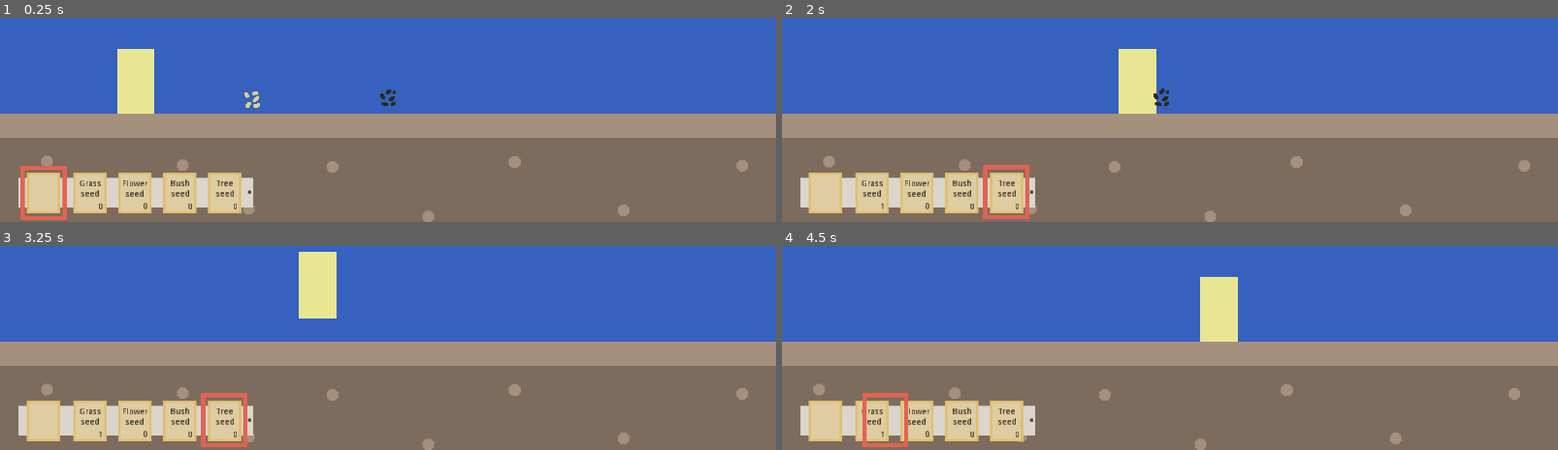
Above: before the commit, frames 1-4 (two rows, left to right).
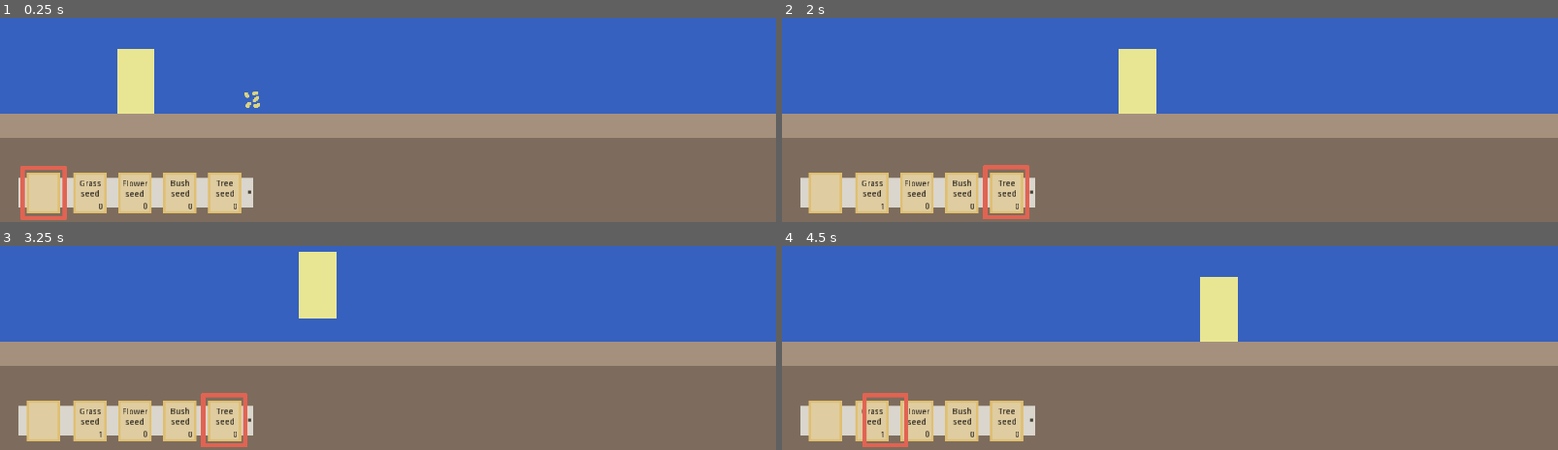
Above: after the commit, the same moments.

Repository: Cowa/Garden-Symphony
Game: Godot game, scene res://scenes/world/World.tscn
Same seed, same stepped clock (60 frames per second), same inputs: the game is played once before the commit and once after it.
Inputs (mouse positions are in pixels of both pictures, inside the frame that each line leads up to):
- Up to frame 1 (0.25 s): no input
- Up to frame 2 (2 s): move the mouse to (outside the picture) at 0.52 s; hold Right (ui_right) from 0.53 s (still down); tap Mouse wheel down (left_belt_cursor) at 0.6 s; tap Up (ui_up) at 0.77, 1.52 s; move the mouse to (1014, 26) at 1.27 s; tap Space (plant_seed) at 1.35 s
- Up to frame 3 (3.25 s): move the mouse to (outside the picture) at 2.02 s; release Right (ui_right) at 2.03 s; hold Left (ui_left) 2.03-2.78 s; tap 1 (play_chord_0) at 2.1 s; move the mouse to (349, 319) at 2.77 s; hold Right (ui_right) from 2.78 s (still down); tap Keypad 2 (play_chord_1) at 2.85 s; tap Up (ui_up) at 3.02 s
- Up to frame 4 (4.5 s): move the mouse to (1402, 297) at 3.52 s; tap 3 (play_chord_2) at 3.6 s; tap Up (ui_up) at 3.77 s; move the mouse to (outside the picture) at 4.27 s; release Right (ui_right) at 4.28 s; hold Left (ui_left) from 4.28 s (still down); tap Mouse wheel up (right_belt_cursor) at 4.35 s

The runs differ from the first frame. In frame 1, 0.6% of the frame differs, in the area x 5-97%, y 35-100%; in frame 2, 0.6%; in frame 3, 0.5%; in frame 4, 0.5%.

Commit message:
SLEEP ! Implement guitar playing + growing seeds

Diff:
--- a/project.godot
+++ b/project.godot
@@ -54,6 +54,10 @@
 play_chord_2=[ Object(InputEventKey,"resource_local_to_scene":false,"resource_name":"","device":0,"alt":false,"shift":false,"control":false,"meta":false,"command":false,"pressed":false,"scancode":51,"unicode":0,"echo":false,"script":null)
 , Object(InputEventKey,"resource_local_to_scene":false,"resource_name":"","device":0,"alt":false,"shift":false,"control":false,"meta":false,"command":false,"pressed":false,"scancode":16777353,"unicode":0,"echo":false,"script":null)
  ]
+play_guitar=[ Object(InputEventKey,"resource_local_to_scene":false,"resource_name":"","device":0,"alt":false,"shift":false,"control":false,"meta":false,"command":false,"pressed":false,"scancode":32,"unicode":0,"echo":false,"script":null)
+ ]
+quit_guitar=[ Object(InputEventKey,"resource_local_to_scene":false,"resource_name":"","device":0,"alt":false,"shift":false,"control":false,"meta":false,"command":false,"pressed":false,"scancode":16777217,"unicode":0,"echo":false,"script":null)
+ ]
 
 [rendering]
 
--- a/scenes/items/seeds/PlantedSeed.tscn
+++ b/scenes/items/seeds/PlantedSeed.tscn
@@ -33,7 +33,7 @@
 [node name="Tick" type="Timer" parent="." index="1"]
 
 process_mode = 1
-wait_time = 3.0
+wait_time = 30.0
 one_shot = false
 autostart = true
 
--- a/scenes/rhythm/RhythmBox.tscn
+++ b/scenes/rhythm/RhythmBox.tscn
@@ -21,7 +21,7 @@
 loop = false
 step = 0.1
 tracks/0/type = "value"
-tracks/0/path = NodePath(".:position")
+tracks/0/path = NodePath("Sprite:position")
 tracks/0/interp = 1
 tracks/0/loop_wrap = true
 tracks/0/imported = false
@@ -30,30 +30,32 @@
 "times": PoolRealArray( 0, 0.1, 0.2, 0.3, 0.4, 0.5 ),
 "transitions": PoolRealArray( 1, 1, 1, 1, 1, 1 ),
 "update": 0,
-"values": [ Vector2( 0, 0 ), Vector2( -4.38907, 2.43839 ), Vector2( 4.38907, 3.41373 ), Vector2( -4.38904, 7.31512 ), Vector2( 3.9014, 0.975403 ), Vector2( 0, 0 ) ]
+"values": [ Vector2( 0, 0 ), Vector2( -6.33977, 3.90137 ), Vector2( 3.41368, 6.82739 ), Vector2( -5.36443, 0.487671 ), Vector2( -1.46306, 3.9014 ), Vector2( 0, 0 ) ]
 }
 
 [node name="RhythmBox" type="Node2D"]
 
+pause_mode = 1
 script = ExtResource( 1 )
-_sections_unfolded = [ "Transform" ]
-__meta__ = {
-"_edit_group_": true
-}
+_sections_unfolded = [ "Pause", "Transform" ]
 
 [node name="Sprite" type="Sprite" parent="." index="0"]
 
 texture = ExtResource( 2 )
 centered = false
-_sections_unfolded = [ "Offset" ]
+_sections_unfolded = [ "Offset", "Pause", "Transform" ]
+__meta__ = {
+"_edit_group_": true
+}
 
 [node name="Beats" type="Node2D" parent="Sprite" index="0"]
 
-editor/display_folded = true
+_sections_unfolded = [ "Pause" ]
 
 [node name="BeatSpawner" parent="Sprite/Beats" index="0" instance=ExtResource( 3 )]
 
 position = Vector2( 115, 0 )
+_sections_unfolded = [ "Pause" ]
 
 [node name="BeatSpawner2" parent="Sprite/Beats" index="1" instance=ExtResource( 3 )]
 
@@ -144,45 +146,37 @@
 visible = false
 texture = ExtResource( 4 )
 
-[node name="NoHitChord" type="AudioStreamPlayer2D" parent="Sprite/Chords" index="3"]
+[node name="NoHitChord" type="AudioStreamPlayer" parent="Sprite/Chords" index="3"]
 
 stream = ExtResource( 5 )
 volume_db = 0.0
 autoplay = false
-max_distance = 2000.0
-attenuation = 1.0
+mix_target = 0
 bus = "Master"
-area_mask = 1
 
-[node name="HitChordBeat" type="AudioStreamPlayer2D" parent="Sprite/Chords" index="4"]
+[node name="HitChordBeat" type="AudioStreamPlayer" parent="Sprite/Chords" index="4"]
 
 stream = ExtResource( 6 )
 volume_db = 0.0
 autoplay = false
-max_distance = 2000.0
-attenuation = 1.0
+mix_target = 0
 bus = "Master"
-area_mask = 1
 
-[node name="MissedChordBeat" type="AudioStreamPlayer2D" parent="Sprite/Chords" index="5"]
+[node name="MissedChordBeat" type="AudioStreamPlayer" parent="Sprite/Chords" index="5"]
 
 stream = ExtResource( 7 )
 volume_db = 0.0
 autoplay = false
-max_distance = 2000.0
-attenuation = 1.0
+mix_target = 0
 bus = "Master"
-area_mask = 1
 
-[node name="Music" type="AudioStreamPlayer2D" parent="." index="1"]
+[node name="Music" type="AudioStreamPlayer" parent="." index="1"]
 
 stream = ExtResource( 8 )
 volume_db = 0.0
 autoplay = true
-max_distance = 2000.0
-attenuation = 1.0
+mix_target = 0
 bus = "Master"
-area_mask = 1
 
 [node name="AnimationPlayer" type="AnimationPlayer" parent="." index="2"]
 
--- a/scenes/world/World.tscn
+++ b/scenes/world/World.tscn
@@ -1,11 +1,12 @@
-[gd_scene load_steps=9 format=2]
+[gd_scene load_steps=13 format=2]
 
 [ext_resource path="res://scripts/world/World.gd" type="Script" id=1]
 [ext_resource path="res://scenes/player/Player.tscn" type="PackedScene" id=2]
 [ext_resource path="res://assets/world/ground.png" type="Texture" id=3]
 [ext_resource path="res://scenes/items/seeds/Seed.tscn" type="PackedScene" id=4]
 [ext_resource path="res://scenes/items/seeds/grass/GrassSeed.tscn" type="PackedScene" id=5]
-[ext_resource path="res://scenes/ui/Belt.tscn" type="PackedScene" id=6]
+[ext_resource path="res://scenes/rhythm/RhythmBox.tscn" type="PackedScene" id=6]
+[ext_resource path="res://scenes/ui/Belt.tscn" type="PackedScene" id=7]
 
 [sub_resource type="RectangleShape2D" id=1]
 
@@ -16,6 +17,75 @@
 
 custom_solver_bias = 0.0
 extents = Vector2( 32, 288 )
+
+[sub_resource type="Animation" id=5]
+
+resource_name = "close_rhythm_box"
+length = 1.0
+loop = false
+step = 0.1
+tracks/0/type = "value"
+tracks/0/path = NodePath("UI/RhythmBox:position")
+tracks/0/interp = 1
+tracks/0/loop_wrap = true
+tracks/0/imported = false
+tracks/0/enabled = true
+tracks/0/keys = {
+"times": PoolRealArray( 0, 1 ),
+"transitions": PoolRealArray( 1, 1 ),
+"update": 0,
+"values": [ Vector2( 352, 0 ), Vector2( 352, -416 ) ]
+}
+
+[sub_resource type="Animation" id=3]
+
+resource_name = "open_rhythm_box"
+length = 1.0
+loop = false
+step = 0.1
+tracks/0/type = "value"
+tracks/0/path = NodePath("UI/RhythmBox:position")
+tracks/0/interp = 1
+tracks/0/loop_wrap = true
+tracks/0/imported = false
+tracks/0/enabled = true
+tracks/0/keys = {
+"times": PoolRealArray( 0, 1 ),
+"transitions": PoolRealArray( 1, 1 ),
+"update": 0,
+"values": [ Vector2( 352, -416 ), Vector2( 352, 0 ) ]
+}
+
+[sub_resource type="Animation" id=4]
+
+resource_name = "setup"
+length = 1.0
+loop = false
+step = 0.1
+tracks/0/type = "value"
+tracks/0/path = NodePath("UI/RhythmBox:position")
+tracks/0/interp = 1
+tracks/0/loop_wrap = true
+tracks/0/imported = false
+tracks/0/enabled = true
+tracks/0/keys = {
+"times": PoolRealArray( 0 ),
+"transitions": PoolRealArray( 1 ),
+"update": 0,
+"values": [ Vector2( 352, -416 ) ]
+}
+tracks/1/type = "value"
+tracks/1/path = NodePath("UI/RhythmBox:pause_mode")
+tracks/1/interp = 1
+tracks/1/loop_wrap = true
+tracks/1/imported = false
+tracks/1/enabled = true
+tracks/1/keys = {
+"times": PoolRealArray( 0 ),
+"transitions": PoolRealArray( 1 ),
+"update": 1,
+"values": [ 1 ]
+}
 
 [node name="World" type="Node" index="0"]
 
@@ -80,6 +150,7 @@
 
 [node name="Seed" parent="Ground/CollectableItems" index="0" instance=ExtResource( 4 )]
 
+visible = false
 position = Vector2( 640, 518 )
 
 [node name="GrassSeed" parent="Ground/CollectableItems" index="1" instance=ExtResource( 5 )]
@@ -134,14 +205,18 @@
 
 [node name="UI" type="CanvasLayer" parent="." index="3"]
 
-editor/display_folded = true
 layer = 1
 offset = Vector2( 0, 0 )
 rotation = 0.0
 scale = Vector2( 1, 1 )
 transform = Transform2D( 1, 0, 0, 1, 0, 0 )
-
-[node name="Belt" parent="UI" index="0" instance=ExtResource( 6 )]
+_sections_unfolded = [ "Pause" ]
+
+[node name="RhythmBox" parent="UI" index="0" instance=ExtResource( 6 )]
+
+position = Vector2( 352, -416 )
+
+[node name="Belt" parent="UI" index="1" instance=ExtResource( 7 )]
 
 position = Vector2( 224, 672 )
 _sections_unfolded = [ "Transform", "Z Index" ]
@@ -161,3 +236,15 @@
 playback/active = false
 playback/repeat = false
 playback/speed = 1.0
+
+[node name="AnimationPlayer" type="AnimationPlayer" parent="." index="6"]
+
+root_node = NodePath("..")
+autoplay = "setup"
+playback_process_mode = 1
+playback_default_blend_time = 0.0
+playback_speed = 1.0
+anims/close_rhythm_box = SubResource( 5 )
+anims/open_rhythm_box = SubResource( 3 )
+anims/setup = SubResource( 4 )
+blend_times = [  ]
--- a/scripts/items/seeds/PlantedSeed.gd
+++ b/scripts/items/seeds/PlantedSeed.gd
@@ -17,7 +17,6 @@
 	$AnimationPlanted.play("planted")
 
 func _on_tick():
-	# TICK DEFAULT TIMEOUT 3
 	# Grow seed on tick
 	state.tick += 1
 
--- a/scripts/player/Player.gd
+++ b/scripts/player/Player.gd
@@ -6,6 +6,7 @@
 signal seed_planted
 signal picked_guitar
 signal belt_cursor_changed
+signal play_guitar
 
 # Constant stuff
 
@@ -25,6 +26,7 @@
 
 var state = {
 	"has_guitar": false,
+	"playing_guitar": false,
 	"seeds": {
 		"grass": 0,
 		"flower": 0,
@@ -43,6 +45,9 @@
 	pass
 
 func _input(event):
+	# If playing guitar, no input allowed here
+	if state.playing_guitar: return
+
 	if Input.is_action_pressed("ui_right"):
 		motion.x = SPEED
 		facing = RIGHT_DIRECTION
@@ -65,6 +70,10 @@
 	# Plant seeds! (if we can)
 	if can_plant() and Input.is_action_just_pressed("plant_seed"):
 		plant_seed()
+
+	# Play guitar!
+	if guitar_is_selected() and Input.is_action_just_pressed("play_guitar"):
+		play_guitar()
 
 func _physics_process(delta):
 	# Movements
@@ -147,3 +156,10 @@
 	var seed_type = state.belt.items[state.belt.cursor]
 	decrement_seed(seed_type)
 	emit_signal("seed_planted", seed_type, $PlantIndicator/Sprite.get_global_position())
+
+func guitar_is_selected():
+	return state.belt.items[state.belt.cursor] == "guitar"
+
+func play_guitar():
+	emit_signal("play_guitar")
+	state.playing_guitar = true
--- a/scripts/rhythm/RhythmBox.gd
+++ b/scripts/rhythm/RhythmBox.gd
@@ -2,6 +2,7 @@
 
 signal missed_beat
 signal succeed_beat
+signal quit_guitar
 
 onready var Chords = $Sprite/Chords
 onready var Chord0 = $Sprite/Chords/Chord0
@@ -34,6 +35,9 @@
 		check_chord(Chord2)
 	elif Input.is_action_just_released("play_chord_2"):
 		Chord2.get_node("Pressed").hide()
+
+	if Input.is_action_just_released("quit_guitar"):
+		emit_signal("quit_guitar")
 
 func _on_missed_beat():
 	$AnimationPlayer.play("missed_beat")
--- a/scripts/world/World.gd
+++ b/scripts/world/World.gd
@@ -12,6 +12,7 @@
 	$Player.connect("belt_cursor_changed", $UI/Belt, "update_cursor")
 	$Player.connect("picked_guitar", $UI/Belt, "toggle_guitar_slot")
 	$Player.connect("seed_planted", self, "_seed_planted")
+	$Player.connect("play_guitar", self, "_on_playing_guitar")
 
 	# On first seed, "special" event (ONESHOT => only one tiùe)
 	$Player.connect("seed_planted", self, "_on_first_seed_planted", [], CONNECT_ONESHOT)
@@ -21,6 +22,10 @@
 		item.connect("pickup", $Player, "picked_item")
 
 	$Tick.connect("timeout", self, "_on_tick")
+
+	$UI/RhythmBox.connect("succeed_beat", self, "_on_succed_beat")
+	$UI/RhythmBox.connect("quit_guitar", self, "_on_quit_guitar")
+
 
 func _physics_process(delta):
 	if Input.is_action_pressed("ui_reload"):
@@ -55,6 +60,17 @@
 
 	add_item(guitar)
 
+func _on_playing_guitar():
+	$AnimationPlayer.play("open_rhythm_box")
+
+func _on_succed_beat():
+	for seed_ in $Ground/PlantedSeeds.get_children():
+		seed_._on_tick()
+
+func _on_quit_guitar():
+	$Player.state.playing_guitar = false
+	$AnimationPlayer.play("close_rhythm_box")
+
 func add_item(item):
 	item.connect("pickup", $Player, "picked_item")
 	$Ground/CollectableItems.add_child(item)
Binary file changed: assets/world/ground.png
Not shown, changed: assets/world/ground.png.import
Not shown, changed: assets/world/ground.xcf
